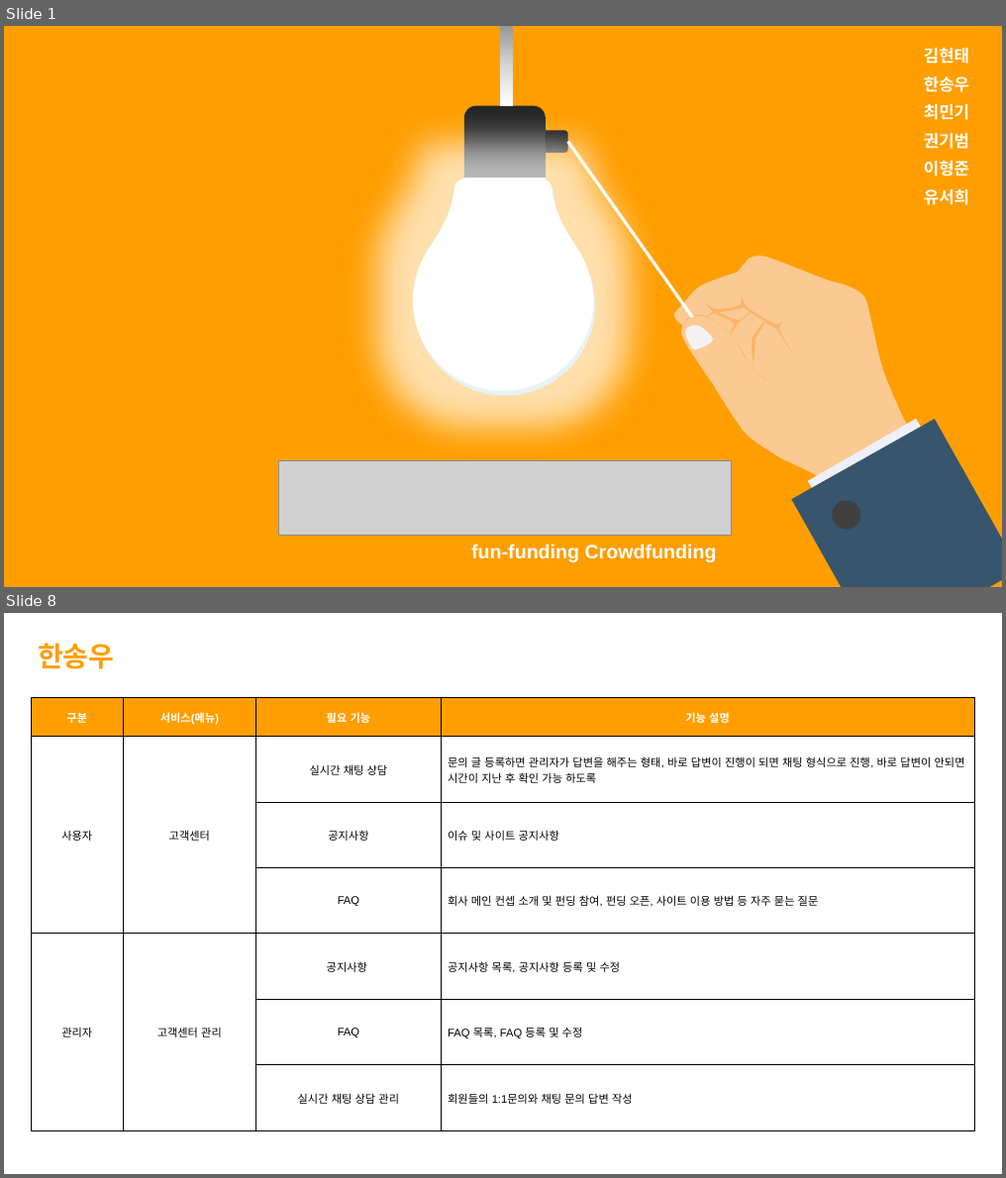
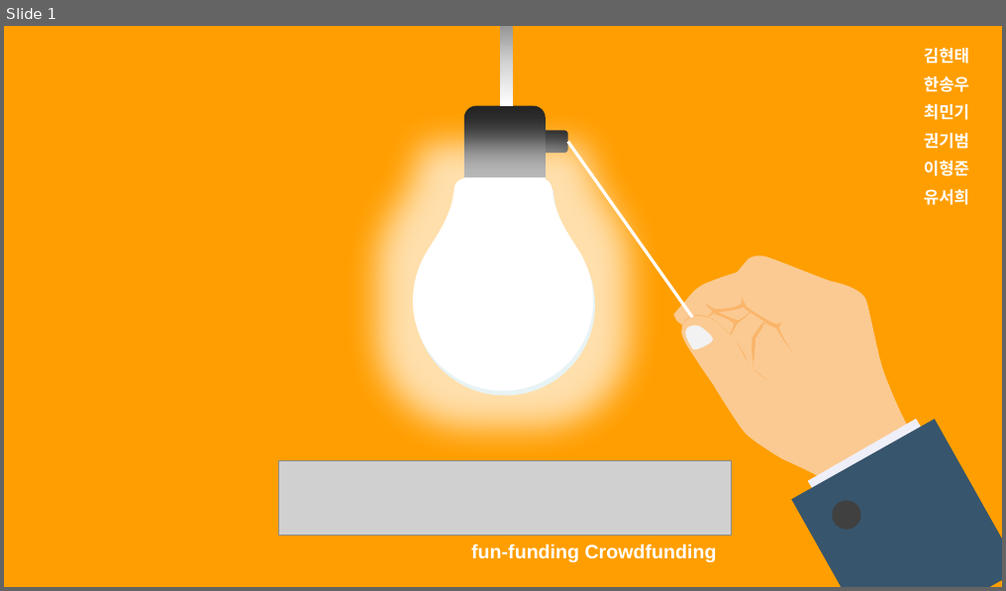
Before and after one commit to hhsw07/ezen-academy-projects, a slide deck: 0 발표용 파워포인트/0529 4차발표/0529 project06 - 파워포인트 종합.pptx. Shown one above the other, each under a label of ours: slides 1 and 8 before the commit, slide 1 after it; the slides between them are not shown. The pictures are 1006x1178 and 1006x591 pixels, drawn with LibreOffice and Linux fonts; fonts in the diff are those of the drawing; grey boxes stand for pictures. Boxes give left, top, right and bottom in pixels: in the first picture for what was removed or moved away, otherwise in the second. Text is boxed around its words. In the diff, an @@ line names an element or a change of style, - is before the commit and + after.

```diff
--- a/0 발표용 파워포인트/0529 4차발표/0529 project06 - 파워포인트 종합.pptx
+++ b/0 발표용 파워포인트/0529 4차발표/0529 project06 - 파워포인트 종합.pptx
@@ slide 8 removed at [4,613,1002,1174], background #434343 @@
@@ rectangle removed at [4,613,1002,1173] @@
@@ text removed at [38,643,114,669] @@
-한송우
@@ table removed at [32,697,976,1131], 7 rows, 4 columns @@
-구분 | 서비스(메뉴) | 필요 기능 | 기능 설명
-사용자 | 고객센터 | 실시간 채팅 상담 | 문의 글 등록하면 관리자가 답변을 해주는 형태, 바로 답변이 진행이 되면 채팅 형식으로 진행, 바로 답변이 안되면 시간이 지난 후 확인 가능 하도록
- |  | 공지사항 | 이슈 및 사이트 공지사항
- |  | FAQ | 회사 메인 컨셉 소개 및 펀딩 참여, 펀딩 오픈, 사이트 이용 방법 등 자주 묻는 질문
-관리자 | 고객센터 관리 | 공지사항 | 공지사항 목록, 공지사항 등록 및 수정
- |  | FAQ | FAQ 목록, FAQ 등록 및 수정
- |  | 실시간 채팅 상담 관리 | 회원들의 1:1문의와 채팅 문의 답변 작성
```
Also in this commit, not shown: 3 slides changed, 19 slides added, 17 other slides removed, 22 other files.
